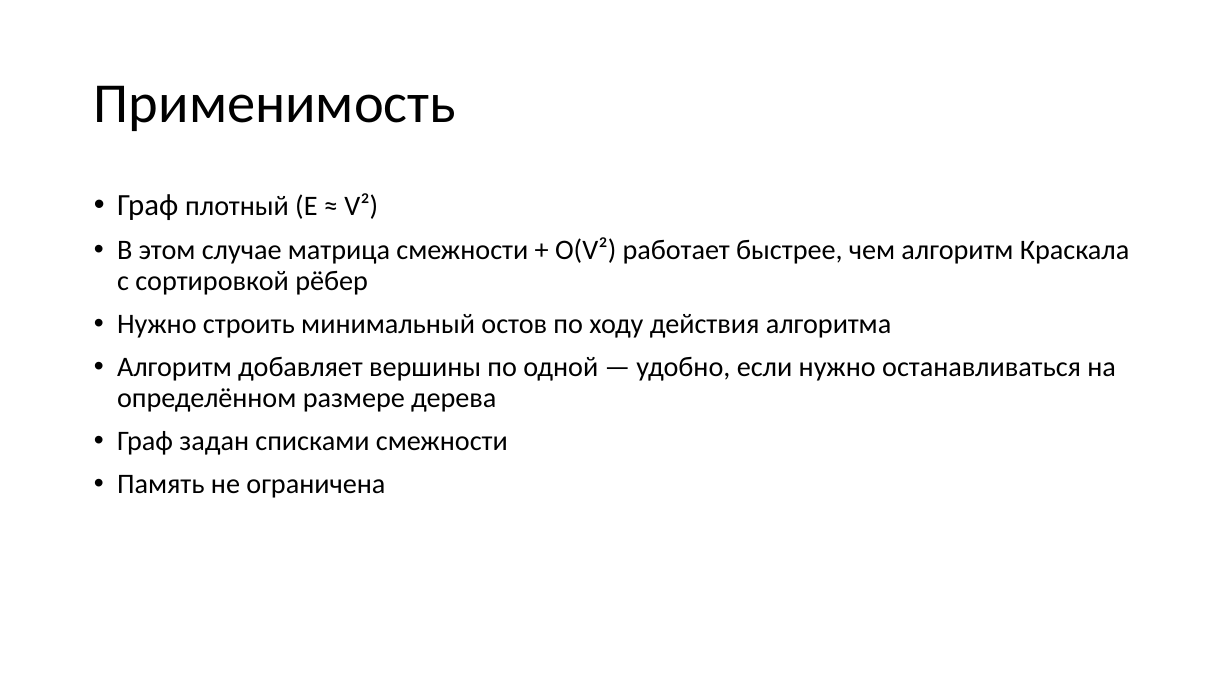
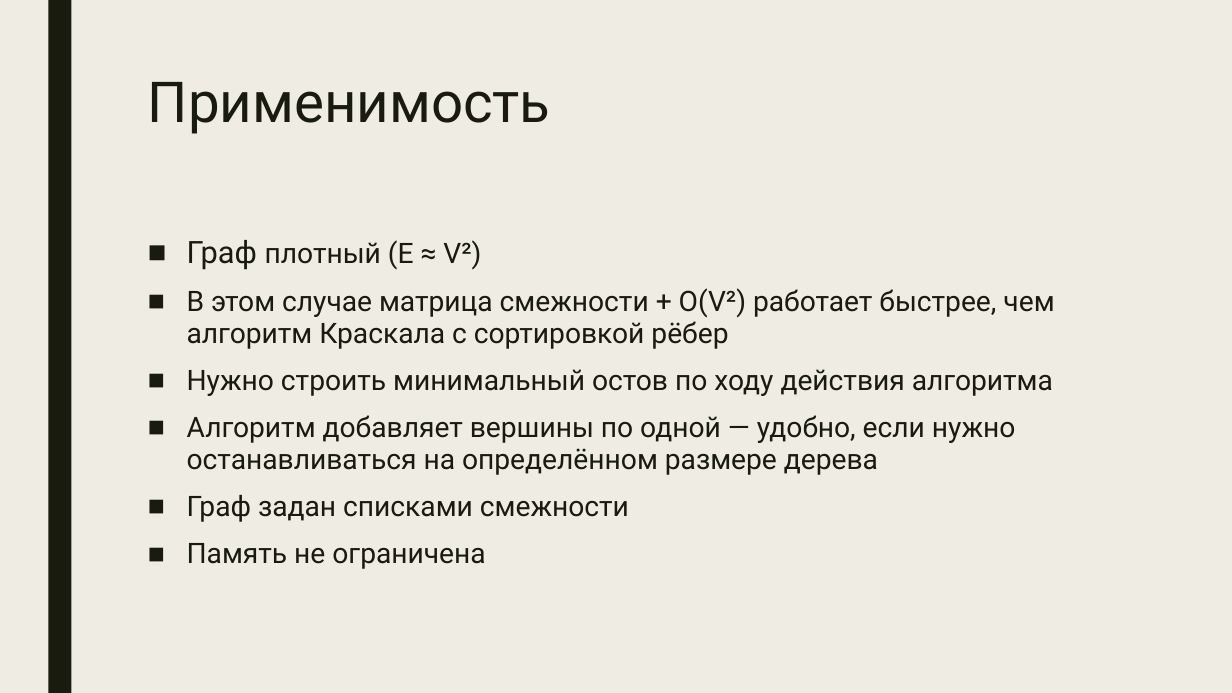
Before and after one commit to malinkies/PrimsAlgorithm, a slide deck: slide 9 of аисд.pptx. Drawn at 1232x693 pixels with LibreOffice and Linux fonts; fonts in the diff are those of the drawing. Boxes give left, top, right and bottom in pixels: in the first picture for what was removed or moved away, otherwise in the second. Text is boxed around its words. In the diff, an @@ line names an element or a change of style, - is before the commit and + after.

```diff
--- a/аисд.pptx
+++ b/аисд.pptx
@@ background #FFFFFF to #EFEDE3 @@
@@ rectangle added at (48, 0, 71, 693), fill #191B0E @@
@@ title "Применимость": place and size @@
-title "Применимость" at (94, 85, 456, 131)
+title "Применимость" at (148, 82, 551, 134)
@@ title "Применимость" at (148, 82, 551, 134): font Calibri to Roboto, text colour #000000 to #191B0E; line spacing 0.9 to 0.89; vertical alignment middle to top @@
@@ text "Граф плотный (E ≈ V²)": place and size @@
-text "Граф плотный (E ≈ V²)" at (117, 193, 1130, 498)
+text "Граф плотный (E ≈ V²)" at (187, 240, 1054, 569)
@@ text "Граф плотный (E ≈ V²)" at (187, 240, 1054, 569): font Calibri to Roboto, text colour #000000 to #191B0E; bullet • to ■; line spacing 0.9 to 0.94; more space between paragraphs @@
```
Also in this commit, not shown: 9 other slides changed.
